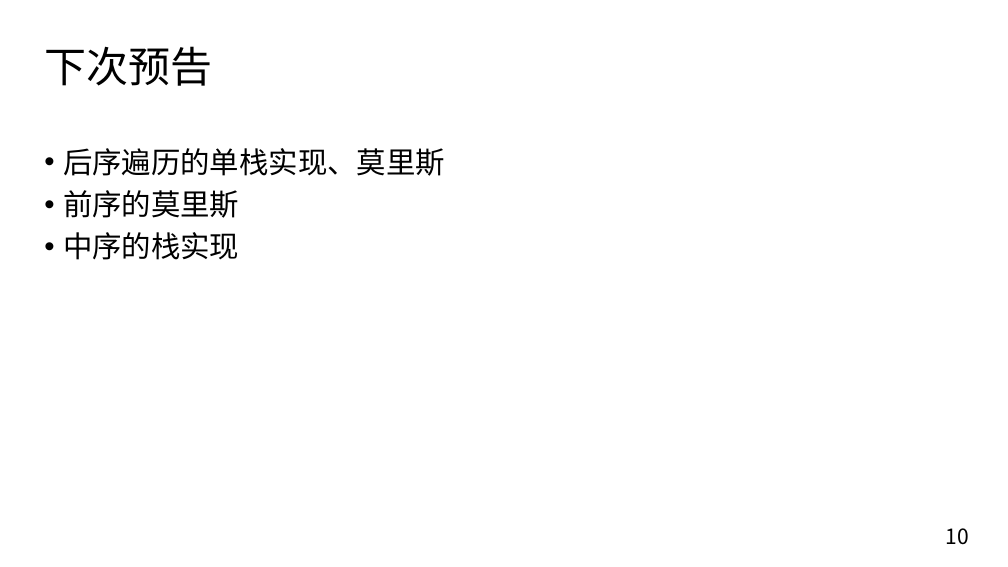
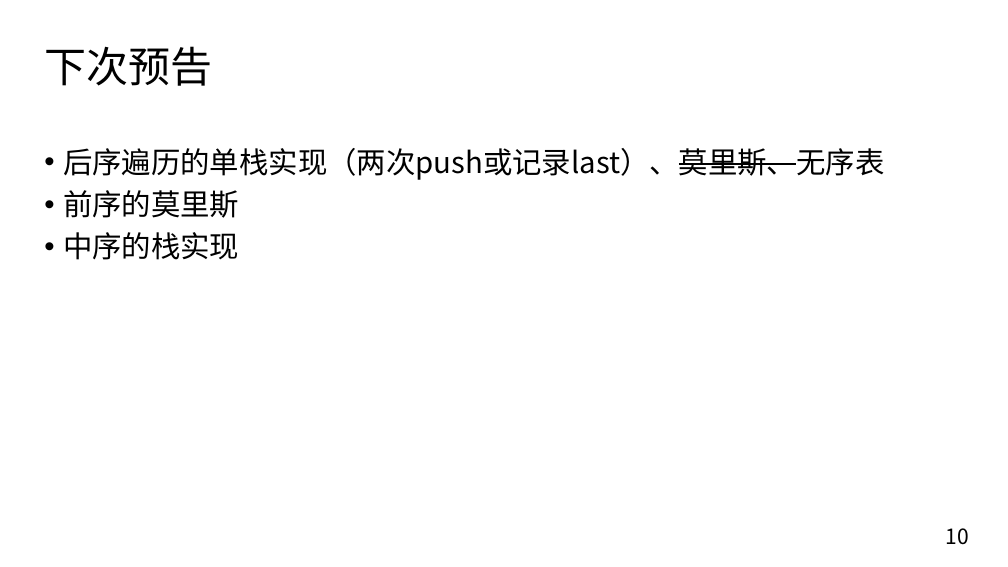
Before and after one commit to Hansimov/cs-notes, a slide deck: slide 10 of cs-seminar/算法与数据结构/树/树.pptx. Drawn at 1008x567 pixels with LibreOffice and Linux fonts; fonts in the diff are those of the drawing. Boxes give left, top, right and bottom in pixels: in the first picture for what was removed or moved away, otherwise in the second. Text is boxed around its words. In the diff, an @@ line names an element or a change of style, - is before the commit and + after.

```diff
--- a/cs-seminar/算法与数据结构/树/树.pptx
+++ b/cs-seminar/算法与数据结构/树/树.pptx
@@ text at bbox=[63, 148, 884, 180]: text changed @@
-• 后序遍历的单栈实现、莫里斯
+• 后序遍历的单栈实现（两次push或记录last）、莫里斯、无序表
```
Also in this commit, not shown: 8 other files.
